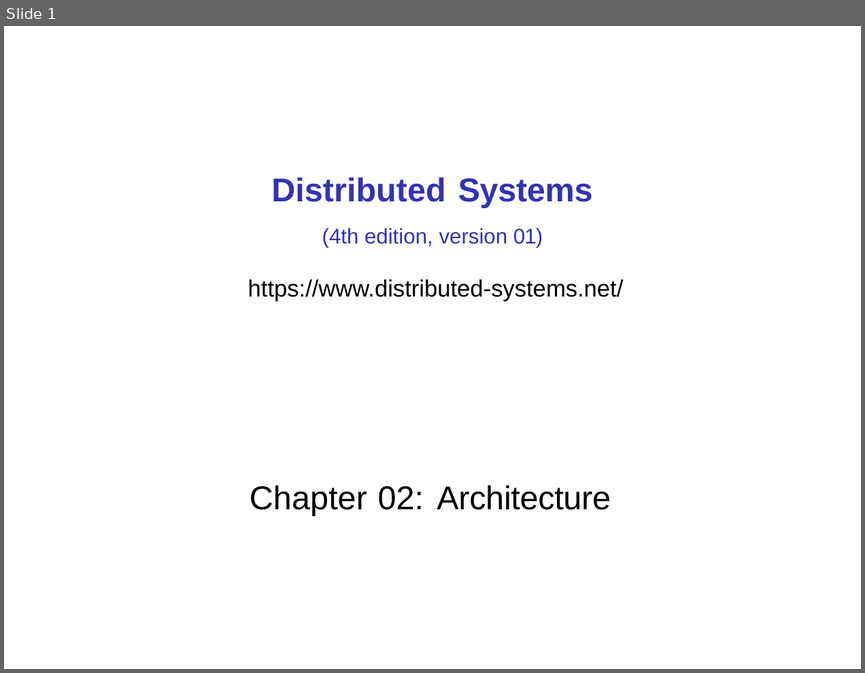
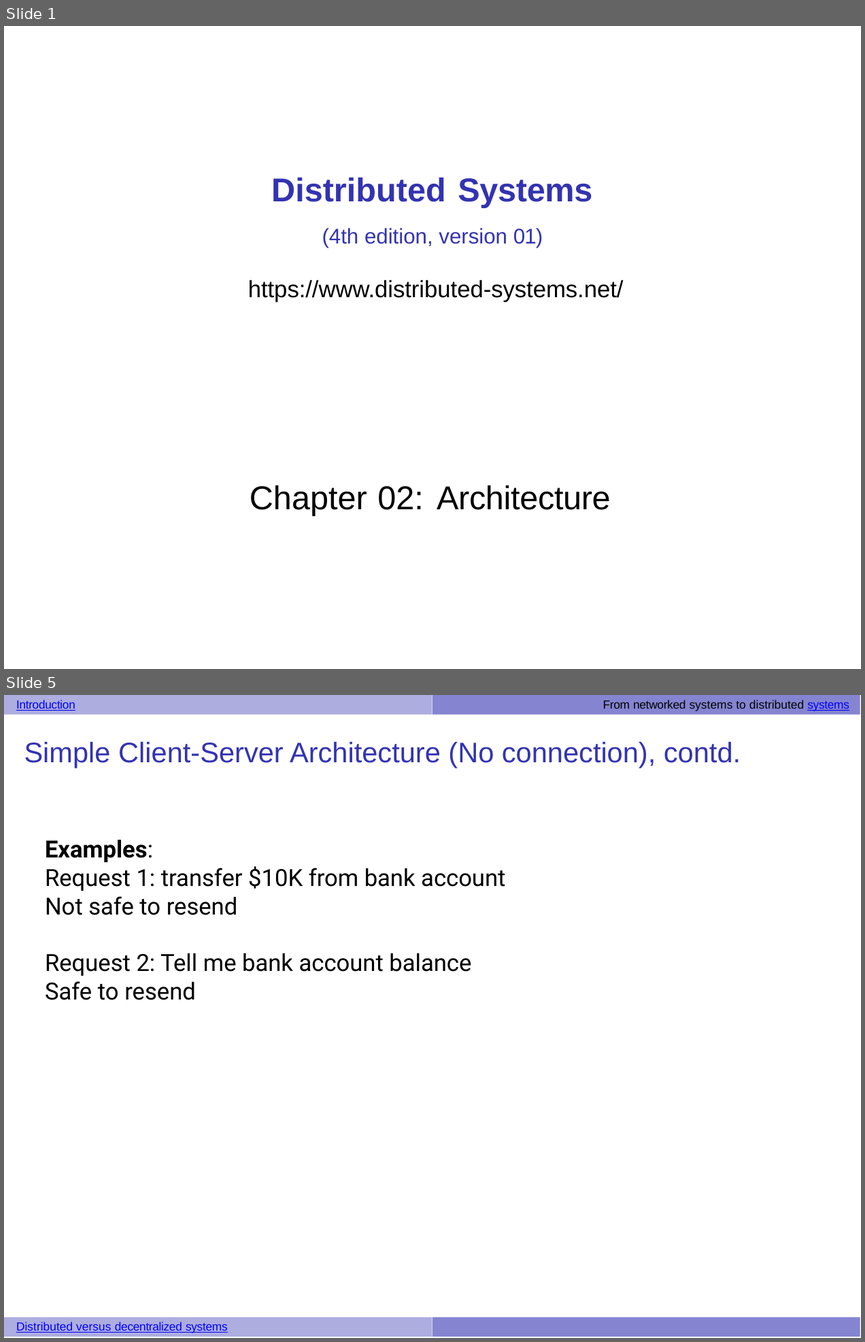
Before and after one commit to UVADS/distributed_computing, a slide deck: 03_dataframes_and_spark_sql/system_architecture_house_search_engine.pptx. Shown one above the other, each under a label of ours: slide 1 before the commit, slides 1 and 5 after it; the slides between them are not shown. The pictures are 865x673 and 865x1342 pixels, drawn with LibreOffice and Linux fonts; fonts in the diff are those of the drawing. Boxes give left, top, right and bottom in pixels: in the first picture for what was removed or moved away, otherwise in the second. Text is boxed around its words. In the diff, an @@ line names an element or a change of style, - is before the commit and + after.

```diff
--- a/03_dataframes_and_spark_sql/system_architecture_house_search_engine.pptx
+++ b/03_dataframes_and_spark_sql/system_architecture_house_search_engine.pptx
@@ slide 5 added at (4,695,861,1338), background #FFFFFF @@
@@ freeform shape added at (4,695,432,715), fill #ADADE0 @@
@@ text added at (16,700,849,711), 5 pt, text #000000 @@
+Introduction From networked systems to distributed systems
@@ freeform shape added at (432,695,861,715), fill #8484D1 @@
@@ title added at (24,742,740,767), 12 pt, text #3333B2 @@
+Simple Client-Server Architecture (No connection), contd.
@@ text added at (45,840,505,1000), 10 pt, text #000000 @@
+Examples:
+Request 1: transfer $10K from bank account
+Not safe to resend
+Request 2: Tell me bank account balance
+Safe to resend
@@ freeform shape added at (4,1317,432,1338), fill #ADADE0 @@
@@ text added at (16,1322,228,1334), 5 pt, text #0000FF, underline @@
+Distributed versus decentralized systems
@@ freeform shape added at (432,1317,861,1338), fill #8484D1 @@
```
Also in this commit, not shown: 1 slide changed, 3 other slides added, 2 other files.
